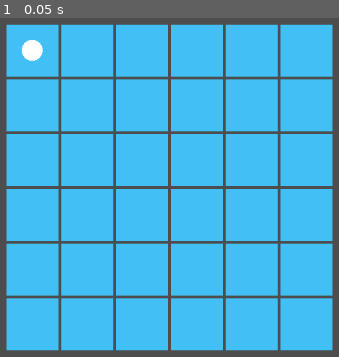
Above: before the commit, frame 1.
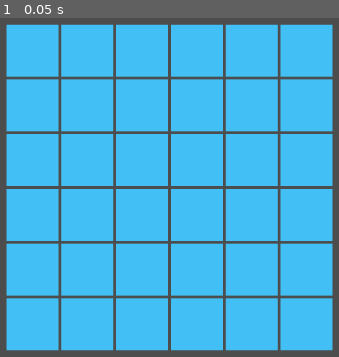
Above: after the commit, the same moment.

Repository: Za1ea/APP-Academy
Game: Godot game, scene res://grid2.tscn
The game is run twice, just before and just after one commit, with the same random seed, the same clock (stepped at 60 frames per second) and the same inputs. The project has no main scene, so this scene is started directly.
Inputs:
- Up to frame 1 (0.05 s): no input

The runs differ from the first frame. In frame 1, 0.3% of the frame differs, in the area x 6-13%, y 6-13%.

Commit message:
updated lines

Diff:
--- a/big-project/practice/lines.gd
+++ b/big-project/practice/lines.gd
@@ -1,15 +1,26 @@
-extends Node2D
+extends Control
 
+var show_circle = false
 
 # Called when the node enters the scene tree for the first time.
 func _ready():
-	pass # Replace with function body.
+	set_mouse_filter(Control.MOUSE_FILTER_PASS)
 
 
 # Called every frame. 'delta' is the elapsed time since the previous frame.
 func _process(delta):
-	pass
+	'''if MOUSE_BUTTON_LEFT:
+		show_circle = not show_circle
+		print("circle")
+		queue_redraw()'''
+
+func _gui_input(event):
+	print("event")
+	if event is InputEventMouseButton:
+		if event.button_index == MOUSE_BUTTON_LEFT and event.pressed:
+			print("I've been clicked D:")
 
 func _draw():
-	if (MOUSE_BUTTON_LEFT):
+	if (show_circle):
+		print("circle")
 		draw_circle(Vector2(75 / 2, 75 / 2), 15, Color.WHITE)
